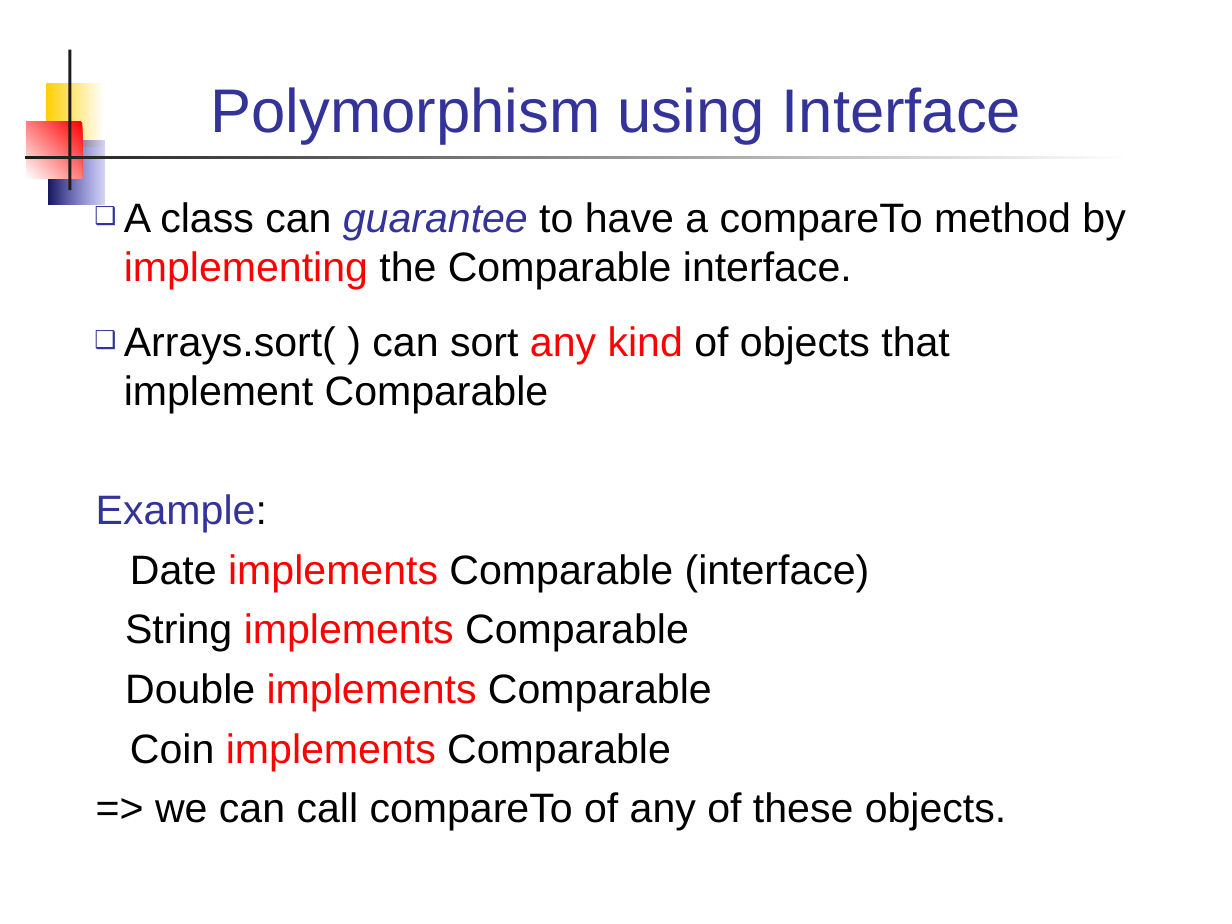
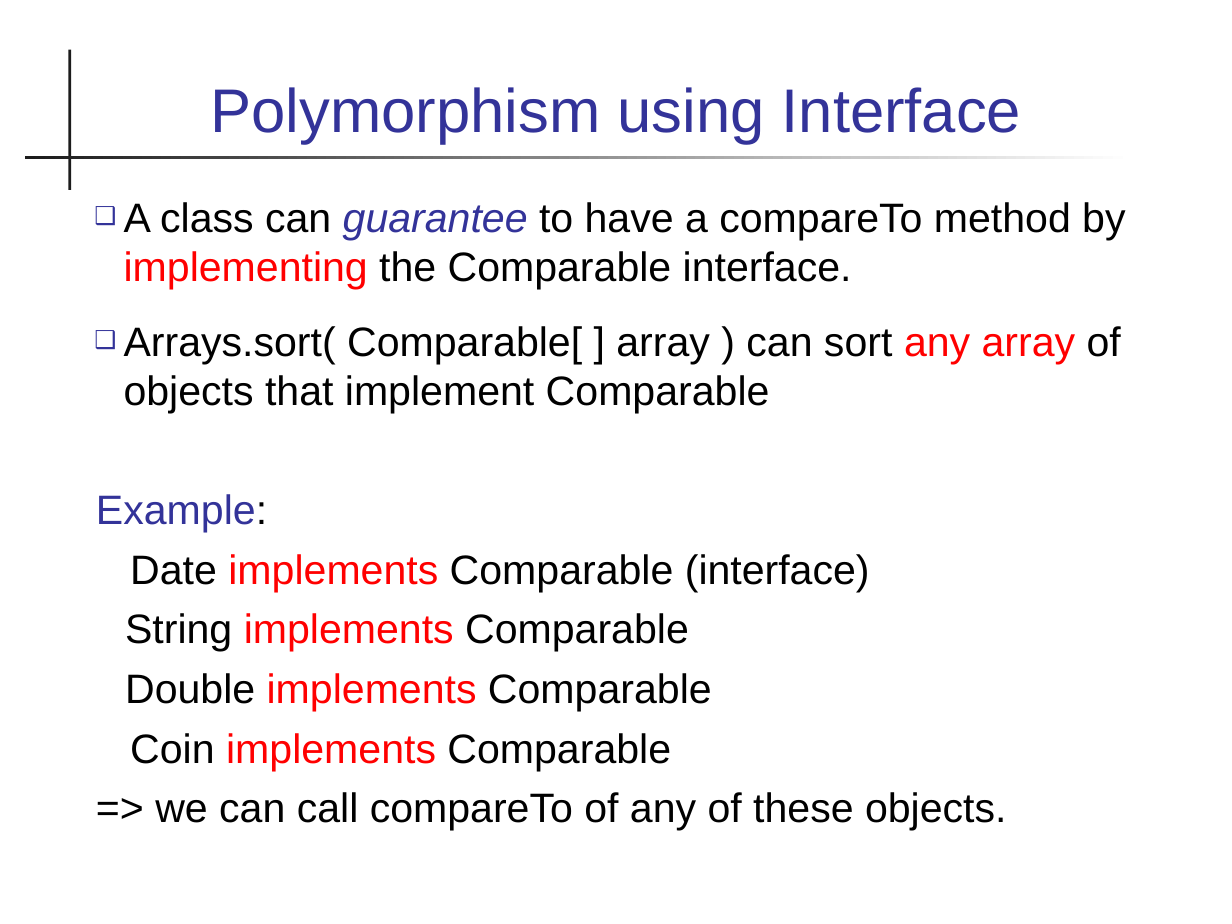
Before and after one commit to skeoop/skeoop.github.io, a slide deck: slide 20 of week2/1-Polymorphism.ppt (slide 14 before the commit). Drawn at 1232x924 pixels with LibreOffice and Linux fonts; fonts in the diff are those of the drawing. Boxes give left, top, right and bottom in pixels: in the first picture for what was removed or moved away, otherwise in the second. Text is boxed around its words. In the diff, an @@ line names an element or a change of style, - is before the commit and + after.

```diff
--- a/week2/1-Polymorphism.ppt
+++ b/week2/1-Polymorphism.ppt
@@ rectangle removed at (46,83,103,147) @@
@@ rectangle removed at (27,122,83,179) @@
@@ rectangle removed at (48,140,103,205) @@
@@ text at (124,326,1121,414): text changed @@
-❑ Arrays.sort( ) can sort any kind of objects that implement Comparable
+❑ Arrays.sort( Comparable[ ] array ) can sort any array of objects that implement Comparable
```
Also in this commit, not shown: 30 other slides changed, 7 slides added, 1 slide removed, 5 other files.
